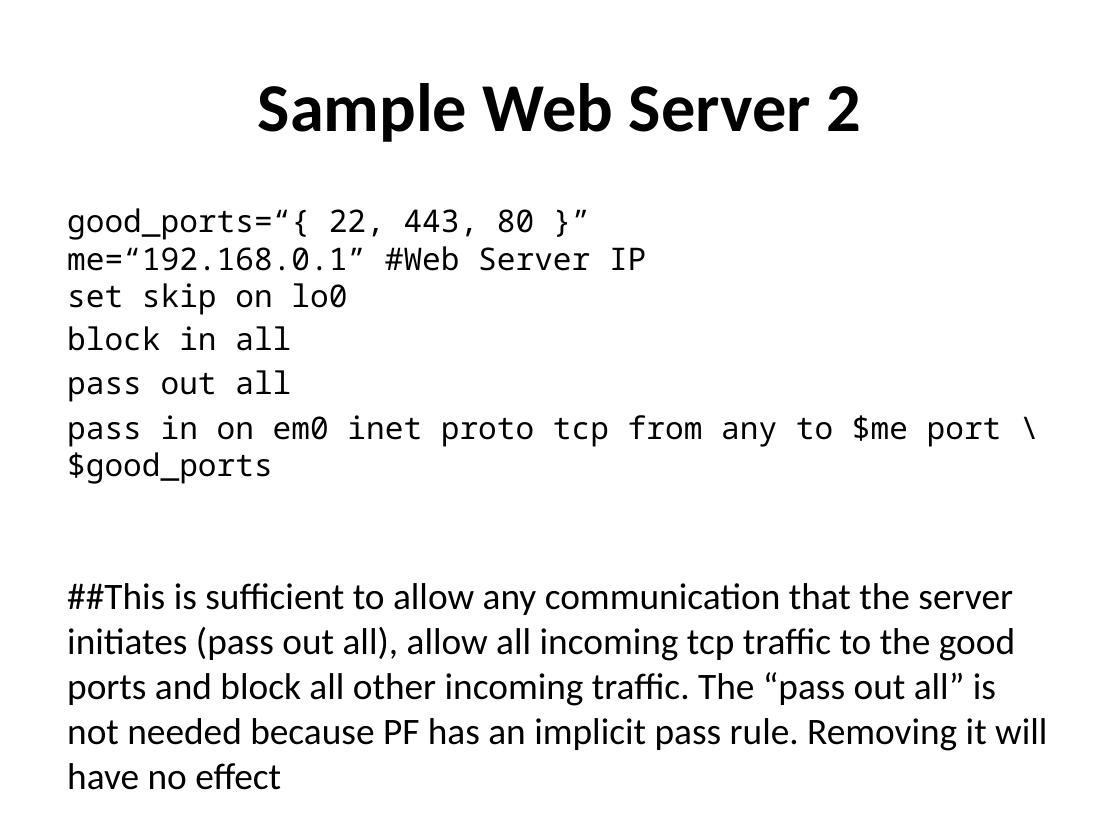
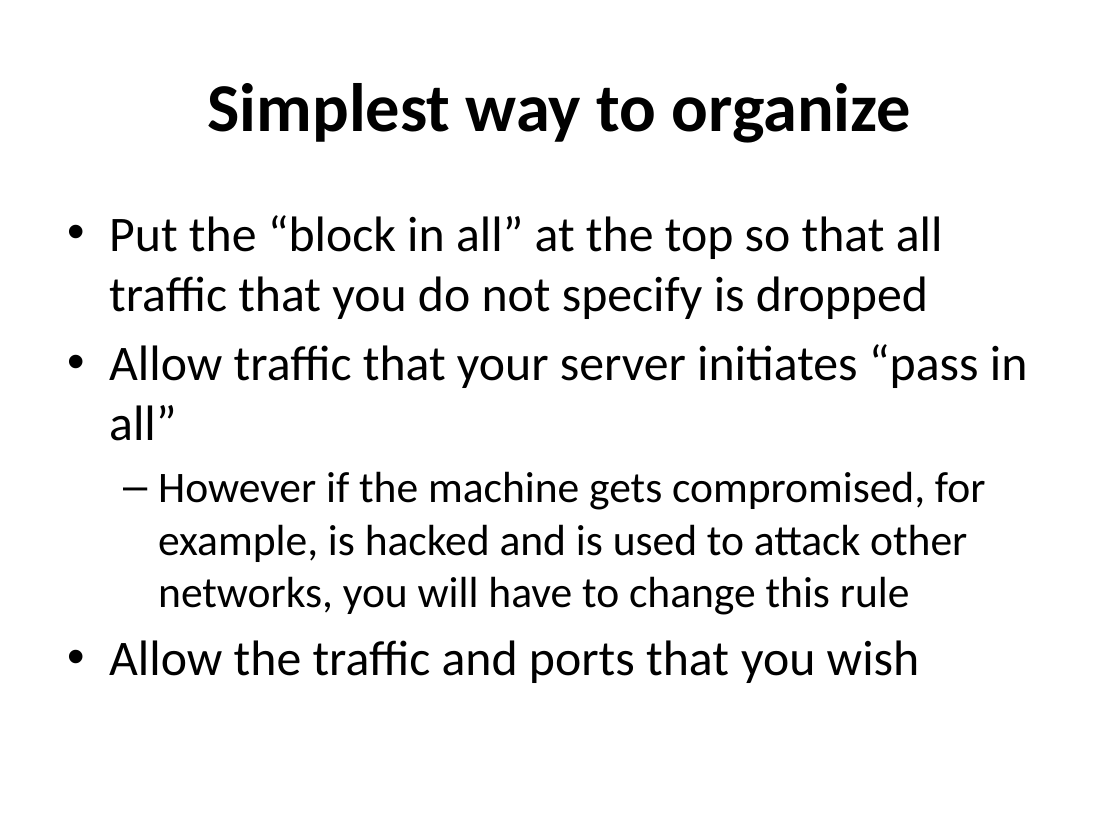
Before and after one commit to afnog/sse, a slide deck: slide 30 of firewalls/Firewalling in FreeBSD-v1.pptx (slide 27 before the commit). Drawn at 1120x840 pixels with LibreOffice and Linux fonts; fonts in the diff are those of the drawing. Boxes give left, top, right and bottom in pixels: in the first picture for what was removed or moved away, otherwise in the second. Text is boxed around its words. In the diff, an @@ line names an element or a change of style, - is before the commit and + after.

```diff
--- a/firewalls/Firewalling in FreeBSD-v1.pptx
+++ b/firewalls/Firewalling in FreeBSD-v1.pptx
@@ title at <box>208,83,911,143</box>: text changed @@
-Sample Web Server 2
+Simplest way to organize
@@ text at <box>109,215,1028,683</box>: text changed; size 24 to 32 pt @@
-good_ports=“{ 22, 443, 80 }”
-me=“192.168.0.1” #Web Server IP
-set skip on lo0
-block in all
-pass out all
-pass in on em0 inet proto tcp from any to $me port \$good_ports
-##This is sufficient to allow any communication that the server initiates (pass out all), allow all incoming tcp traffic to the good ports and block all other incoming traffic. The “pass out all” is not needed because PF has an implicit pass rule. Removing it will have no effect
+• Put the “block in all” at the top so that all traffic that you do not specify is dropped
+• Allow traffic that your server initiates “pass in all”
+  – However if the machine gets compromised, for example, is hacked and is used to attack other networks, you will have to change this rule
+• Allow the traffic and ports that you wish
```
Also in this commit, not shown: 2 other slides changed.
